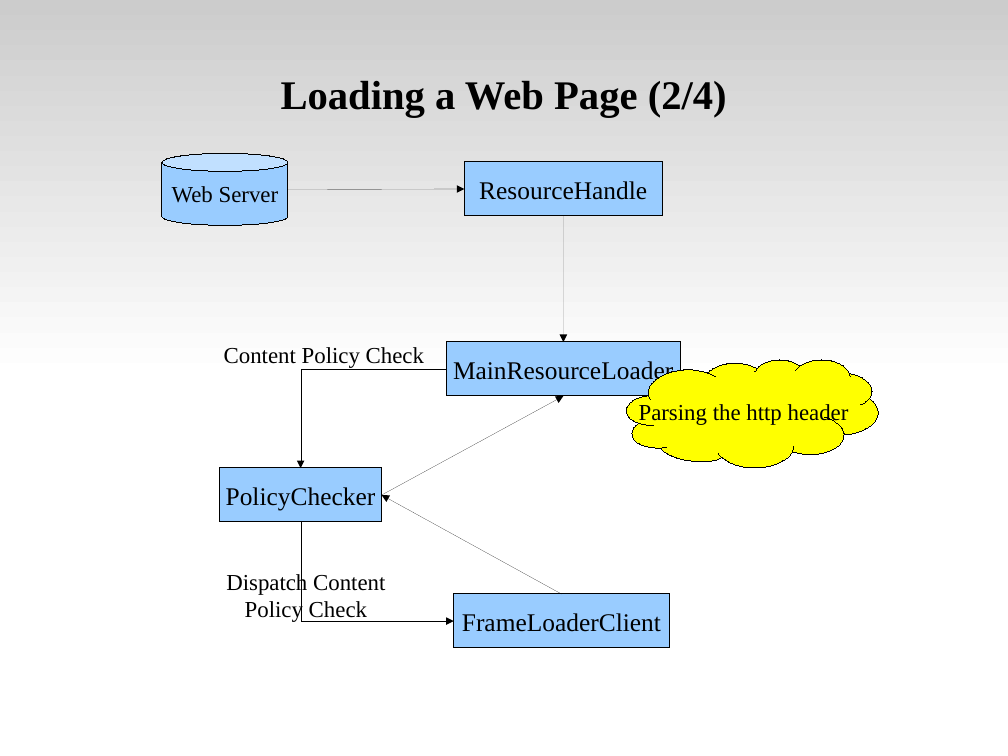
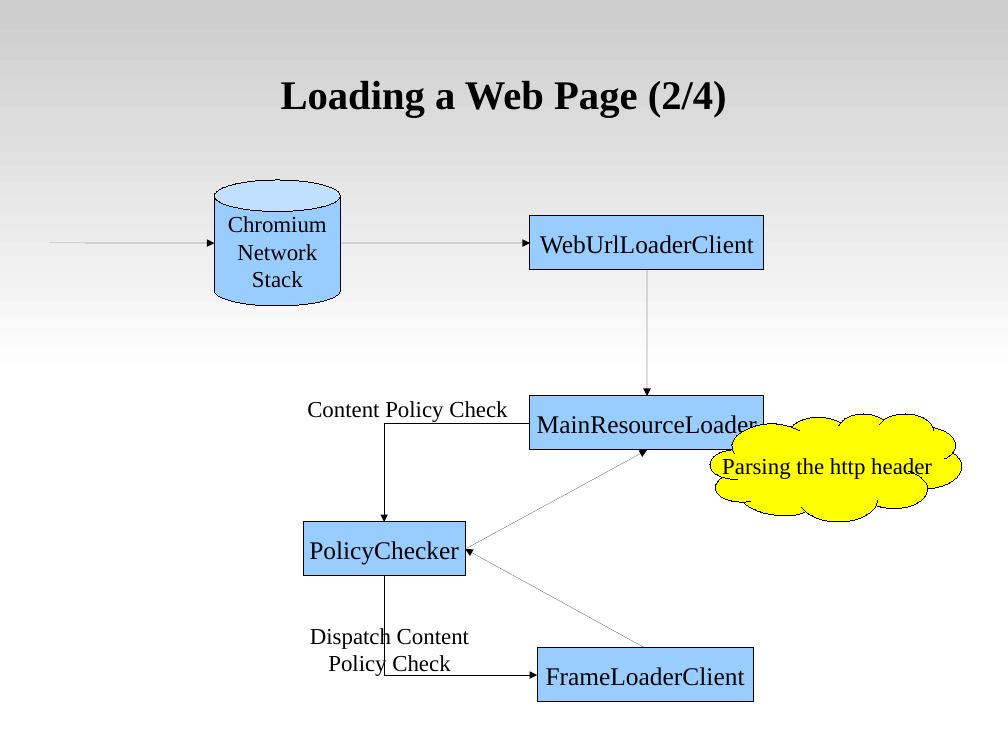
Before and after one commit to tsaicw/browser_research, a slide deck: slide 40 of WebKit/WebKit.odp. Drawn at 1008x756 pixels with LibreOffice and Linux fonts; fonts in the diff are those of the drawing. Boxes give left, top, right and bottom in pixels: in the first picture for what was removed or moved away, otherwise in the second. Text is boxed around its words. In the diff, an @@ line names an element or a change of style, - is before the commit and + after.

Commit message:
Modify the flow chart of main resource loading. Add the Hhieracrhy of NetworkingContext" page.

```diff
--- a/WebKit/WebKit.odp
+++ b/WebKit/WebKit.odp
@@ cylinder removed at (162,154,288,226) @@
-Web Server
@@ rectangle removed at (465,162,663,216) @@
-ResourceHandle
@@ cylinder added at (214,180,340,306), fill #99CCFF, outline #000000 0 pt, 18 pt, text #000000 @@
+Chromium
+Network
+Stack
@@ rectangle added at (531,216,765,270), fill #99CCFF, outline #000000 0 pt, 20 pt, text #000000 @@
+WebUrlLoaderClient
@@ arrow added from (49, 243) to (215, 243), #000000 0 pt @@
@@ arrow moved from (288, 189) - (465, 189) to (340, 243) - (531, 243) @@
@@ 3 rectangles, 2 texts, 2 elbow arrows, 1 freeform shape, 1 arrow: place and size @@
-3 rectangles, 2 texts, 2 elbow arrows, 1 freeform shape, 1 arrow at (220,216,879,649)
+3 rectangles, 2 texts, 2 elbow arrows, 1 freeform shape, 1 arrow at (304,270,962,702)
@@ arrow moved from (562, 595) - (381, 495) to (466, 549) - (648, 450) @@
@@ arrow moved from (381, 495) - (563, 396) to (646, 649) - (466, 549) @@
```
Also in this commit, not shown: 4 other slides changed, 3 slides added.
